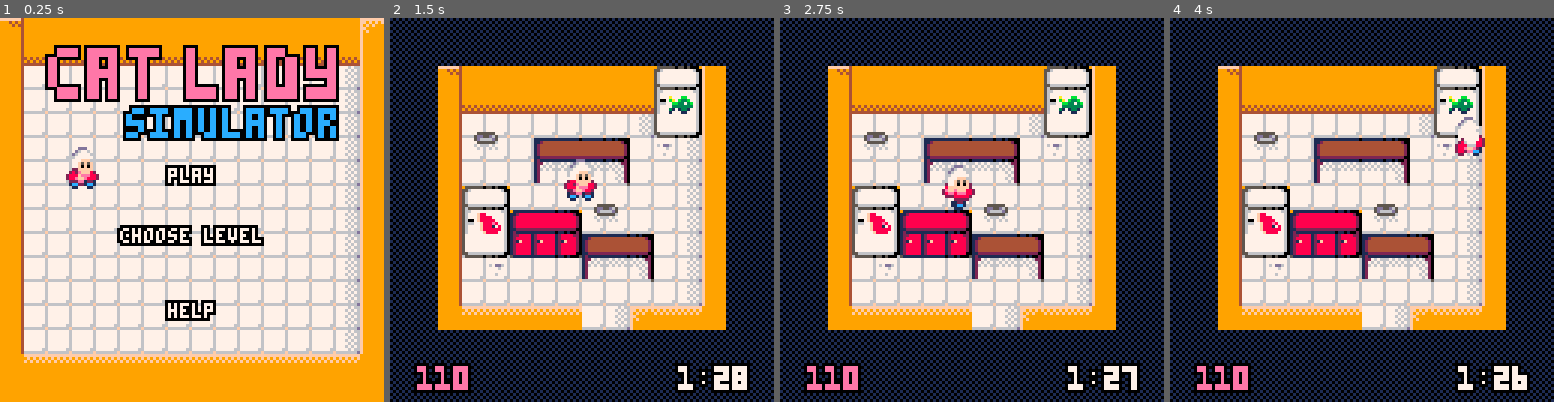
Above: before the commit, frames 1-4 (left to right).
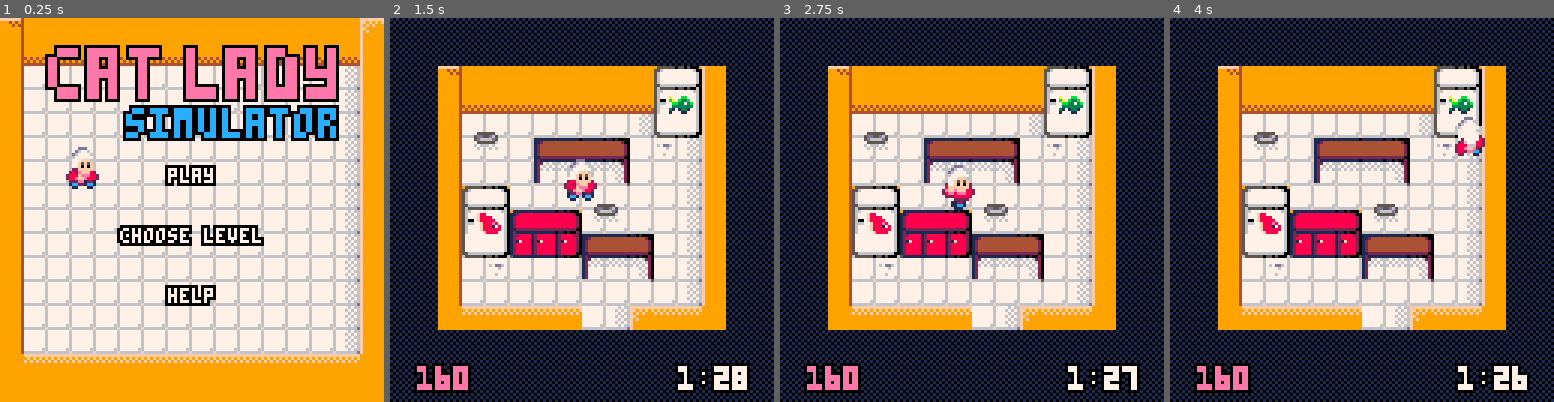
Above: after the commit, the same moments.

Repository: escargames/Cat-Lady-Simulator
Game: PICO-8 cartridge catlady.p8
The game is run twice, just before and just after one commit, with the same random seed, the same clock (stepped at 60 frames per second) and the same inputs.
Inputs:
- Up to frame 1 (0.25 s): no input
- Up to frame 2 (1.5 s): tap O (Z key) at 0.33, 0.7, 1.43 s; tap X (X key) at 1.07 s
- Up to frame 3 (2.75 s): hold Left 1.97-2.37 s; tap X (X key) at 2.07, 2.4, 2.73 s; tap O (Z key) at 2.22 s; hold Down from 2.42 s (still down)
- Up to frame 4 (4 s): release Down at 2.82 s; hold Right 2.87-3.53 s; tap X (X key) at 3.07, 3.4, 3.73 s; tap O (Z key) at 3.1, 3.98 s; hold Up from 3.58 s (still down)

The runs differ from the first frame. In frame 1, 0.8% of the frame differs, in the area x 42-57%, y 69-79%; in frame 2, 0.1%; in frame 3, 0.1%; in frame 4, 0.1%.

Commit message:
UI Chooselevel stars

Diff:
--- a/catlady.p8
+++ b/catlady.p8
@@ -148,7 +148,7 @@
             player.y = 74
             grandmapos = 2
         elseif grandmapos == 2 then
-            player.y = 99
+            player.y = 94
             grandmapos = 3
             chooselevel = false
         end
@@ -251,7 +251,7 @@
     player = {x = desc.start_x, y = desc.start_y, dir = 1, spd = desc.speed, bob = 0, walk = 0.2}
     cats = {}
 
-    score = 110
+    score = 160
     compute_resources()
     compute_paths()
 end
@@ -376,29 +376,30 @@
 function begin_pause()
     local des = make_level(0)
     player = {x = des.start_x, y = des.start_y, dir = 1, spd = des.speed, bob = 0, walk = 0.2}
+    level += 1
 end
 
 function update_pause()
     if score >= desc.fscoremin then
+        if levelsaved < level and level <= flevel then
+            levelsaved = level
+            dset(0, levelsaved)
+        end
+
         if btnp(4) then
-            if level == flevel then
+            if level > flevel then
                 state = "menu"
                 begin_menu()
             else
-                level += 1
                 state = "play"
                 begin_play()
             end
-            if levelsaved < level then
-                levelsaved = level
-                dset(0, levelsaved)
-            end
             sfx(5)
         end
 
         for i = 1,3 do
             if score > tscore[i] then
-                dset(level, i)
+                dset(level - 1, i)
             end
         end
 
@@ -662,7 +663,11 @@
     cosprint("simulator", 42, 30, 12, 12)
     cprint("play", 50, 7)
     cprint("choose level", 70, 7)
-    cprint("help", 95, 7)
+    if grandmapos == 2 and levelsaved != 0 then
+        cprint("help", 95, 7)
+    else
+        cprint("help", 90, 7)
+    end
 end
 
 function draw_chooselevel()
@@ -672,14 +677,14 @@
         end
         if levelsaved > 0 then
             rect(64 - (levelsaved - 1)*10 + (selectlevel - 1)*20 - 3, 80-3, 64 - (levelsaved - 1)*10 + (selectlevel - 1)*20 + 5, 80+7, 14)
-        end
-
-        for i = 1,3 do
-        local colr = 5
-            if i <= dget(selectlevel) then
-                colr = 10
-            end
-        cosprint("★ ", 64 - 23 + (i - 1)*20, 60, 6, colr)
+
+            for i = 1,3 do
+            local colr = 5
+                if i <= dget(selectlevel) then
+                    colr = 10
+                end
+            cosprint("★ ", 64 - 23 + (i - 1)*20, 60, 6, colr)
+            end
         end
     end
 end
@@ -771,7 +776,7 @@
         spr(12, 48, 90, 4, 4)
         palt()
 
-        if level == flevel then
+        if level > flevel then
             cprint("you win", 50, 7)
         else cprint("next level", 50, 7)
         end
